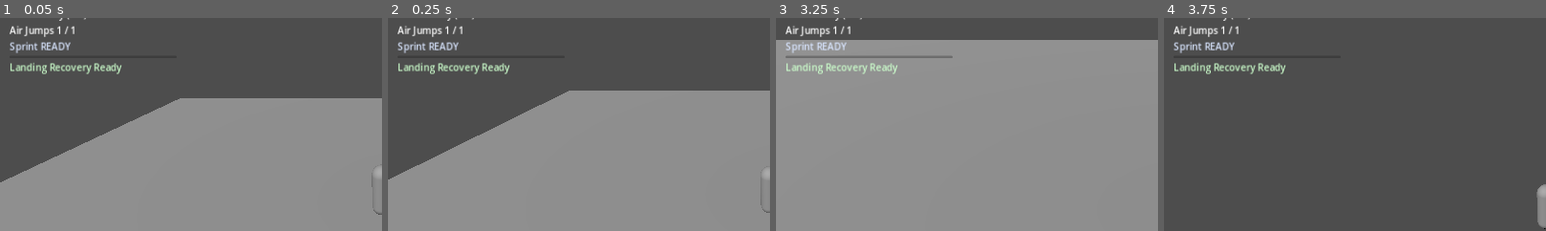
Above: before the commit, frames 1-4 (left to right).
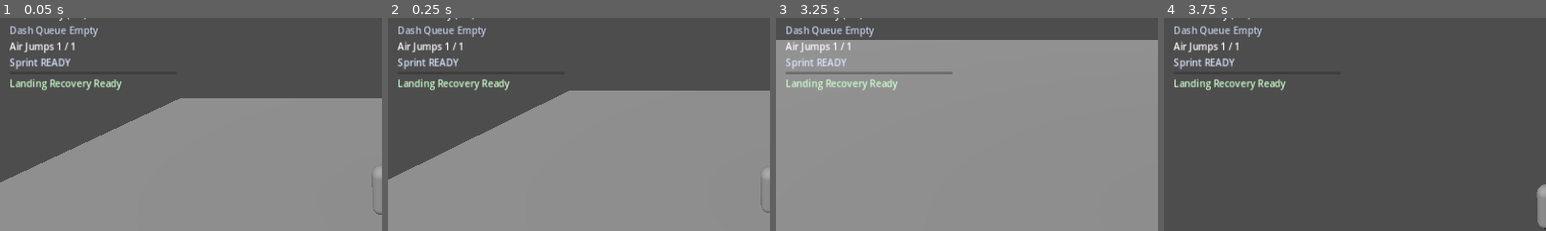
Above: after the commit, the same moments.

Repository: thegoatleroyjenkins/arpg-game
Game: Godot game, scene res://prototype3d/main_3d.tscn
Same seed, same stepped clock (60 frames per second), same inputs: the game is played once before the commit and once after it. This scene is started directly instead of the project's main scene.
Inputs (mouse positions are % of the whole screen's width and height, from its top left):
- Up to frame 1 (0.05 s): no input
- Up to frame 2 (0.25 s): no input
- Up to frame 3 (3.25 s): tap Enter (ui_accept) at 0.5 s; move the mouse to (55, 49) at 0.52 s; hold W (move_up) from 0.53 s (still down); tap Q (dash) at 0.6, 1.55, 2.1, 3.05 s; tap Space (jump) at 0.77, 1.52, 3.02 s; move the mouse to (45, 50) at 1.27 s; click (45, 50) at 1.35 s; move the mouse to (52, 48) at 2.02 s; move the mouse to (49, 51) at 2.77 s; tap Shift (sprint) at 2.85 s
- Up to frame 4 (3.75 s): keep holding W (move_up); move the mouse to (57, 51) at 3.52 s; tap Q (dash) at 3.6 s
The pictures show only the part of the screen within x 0-50%, y 10-60%; the shares and areas given below are measured in that part.

The runs differ from the first frame. In frame 1, 2.9% of the frame differs, in the area x 2-32%, y 3-35%; in frame 2, 2.9%; in frame 3, 3.5%, in the area x 2-47%, y 3-35%; in frame 4, 2.9%.

Commit message:
Add dash queue HUD feedback for 3D buffered dash

Diff:
--- a/prototype3d/main_3d.tscn
+++ b/prototype3d/main_3d.tscn
@@ -82,6 +82,10 @@
 layout_mode = 2
 text = "Dash Ready"
 
+[node name="DashBufferLabel" type="Label" parent="StaminaHud/MarginContainer/VBoxContainer"]
+layout_mode = 2
+text = "Dash Queue Empty"
+
 [node name="AirJumpLabel" type="Label" parent="StaminaHud/MarginContainer/VBoxContainer"]
 layout_mode = 2
 text = "Air Jumps 1 / 1"
--- a/prototype3d/player_3d.gd
+++ b/prototype3d/player_3d.gd
@@ -9,6 +9,7 @@
 
 signal stamina_changed(current: float, max_value: float)
 signal dash_cooldown_changed(remaining: float, max_value: float)
+signal dash_buffer_changed(remaining: float, max_value: float)
 signal dash_charges_changed(current: int, max_value: int)
 signal air_jumps_changed(current: int, max_value: int)
 signal sprint_state_changed(is_sprinting: bool, is_exhausted: bool)
@@ -47,6 +48,7 @@
 	_emit_stamina_changed()
 	_emit_dash_charges_changed()
 	_emit_dash_cooldown_changed()
+	_emit_dash_buffer_changed()
 	_emit_air_jumps_changed()
 	_emit_sprint_state_changed(true)
 	_emit_landing_recovery_changed()
@@ -135,6 +137,7 @@
 
 	if dash_buffer_left > 0.0:
 		dash_buffer_left = max(0.0, dash_buffer_left - delta)
+		_emit_dash_buffer_changed()
 
 	if dash_state_changed:
 		_emit_dash_cooldown_changed()
@@ -146,12 +149,14 @@
 		elif _dash_ready_within(tuning.dash_input_buffer_time):
 			dash_buffer_left = tuning.dash_input_buffer_time
 			buffered_dash_direction = move_dir
+			_emit_dash_buffer_changed()
 
 	if _can_dash_now() and dash_buffer_left > 0.0 and _can_start_dash() and _can_pay_stamina(tuning.dash_stamina_cost):
 		_use_stamina(tuning.dash_stamina_cost)
 		_start_dash(buffered_dash_direction)
 		dash_buffer_left = 0.0
 		buffered_dash_direction = Vector3.ZERO
+		_emit_dash_buffer_changed()
 
 	if dash_time_left > 0.0:
 		dash_time_left = max(0.0, dash_time_left - delta)
@@ -265,6 +270,7 @@
 	_add_camera_impulse(dash_impulse_direction, tuning.camera_dash_impulse_strength)
 	_emit_dash_charges_changed()
 	_emit_dash_cooldown_changed()
+	_emit_dash_buffer_changed()
 
 func _update_dash_direction(move_dir: Vector3, delta: float) -> void:
 	if move_dir.length() <= 0.01:
@@ -391,6 +397,9 @@
 func _emit_dash_cooldown_changed() -> void:
 	dash_cooldown_changed.emit(_next_dash_ready_remaining(), _next_dash_ready_max())
 
+func _emit_dash_buffer_changed() -> void:
+	dash_buffer_changed.emit(dash_buffer_left, max(0.01, tuning.dash_input_buffer_time))
+
 func _emit_air_jumps_changed() -> void:
 	air_jumps_changed.emit(air_jumps_left, max(0, tuning.max_air_jumps))
 
--- a/prototype3d/stamina_hud_3d.gd
+++ b/prototype3d/stamina_hud_3d.gd
@@ -6,6 +6,7 @@
 @onready var stamina_label: Label = $MarginContainer/VBoxContainer/StaminaLabel
 @onready var dash_cooldown_bar: ProgressBar = $MarginContainer/VBoxContainer/DashCooldownBar
 @onready var dash_cooldown_label: Label = $MarginContainer/VBoxContainer/DashCooldownLabel
+@onready var dash_buffer_label: Label = $MarginContainer/VBoxContainer/DashBufferLabel
 @onready var air_jump_label: Label = $MarginContainer/VBoxContainer/AirJumpLabel
 @onready var sprint_state_label: Label = $MarginContainer/VBoxContainer/SprintStateLabel
 @onready var landing_recovery_bar: ProgressBar = $MarginContainer/VBoxContainer/LandingRecoveryBar
@@ -31,6 +32,9 @@
 	if not player.has_signal("dash_cooldown_changed"):
 		push_warning("StaminaHud3D target does not expose dash_cooldown_changed signal")
 		return
+	if not player.has_signal("dash_buffer_changed"):
+		push_warning("StaminaHud3D target does not expose dash_buffer_changed signal")
+		return
 	if not player.has_signal("dash_charges_changed"):
 		push_warning("StaminaHud3D target does not expose dash_charges_changed signal")
 		return
@@ -46,24 +50,28 @@
 
 	player.stamina_changed.connect(_on_stamina_changed)
 	player.dash_cooldown_changed.connect(_on_dash_cooldown_changed)
+	player.dash_buffer_changed.connect(_on_dash_buffer_changed)
 	player.dash_charges_changed.connect(_on_dash_charges_changed)
 	player.air_jumps_changed.connect(_on_air_jumps_changed)
 	player.sprint_state_changed.connect(_on_sprint_state_changed)
 	player.landing_recovery_changed.connect(_on_landing_recovery_changed)
 	var current_stamina := float(player.get("stamina"))
 	var current_dash_cooldown := float(player.call("_next_dash_ready_remaining"))
+	var current_dash_buffer := float(player.get("dash_buffer_left"))
 	var current_dash_charges := int(player.get("dash_charges"))
 	var current_air_jumps := int(player.get("air_jumps_left"))
 	var current_landing_recovery := float(player.get("landing_recovery_left"))
 	var tuning_resource: Resource = player.get("tuning")
 	var max_stamina := 100.0
 	var max_dash_cooldown := 1.0
+	var max_dash_buffer := 0.15
 	var max_dash_charges := 1
 	var max_air_jumps := 0
 	var max_landing_recovery := 0.18
 	if tuning_resource != null:
 		max_stamina = float(tuning_resource.get("max_stamina"))
 		max_dash_cooldown = max(0.01, float(player.call("_next_dash_ready_max")))
+		max_dash_buffer = max(0.01, float(tuning_resource.get("dash_input_buffer_time")))
 		max_dash_charges = max(1, int(tuning_resource.get("dash_max_charges")))
 		max_air_jumps = max(0, int(tuning_resource.get("max_air_jumps")))
 		max_landing_recovery = max(0.01, float(tuning_resource.get("hard_landing_recovery_time")))
@@ -75,6 +83,7 @@
 	_on_stamina_changed(current_stamina, max_stamina)
 	_on_dash_charges_changed(current_dash_charges, max_dash_charges)
 	_on_dash_cooldown_changed(current_dash_cooldown, max_dash_cooldown)
+	_on_dash_buffer_changed(current_dash_buffer, max_dash_buffer)
 	_on_air_jumps_changed(current_air_jumps, max_air_jumps)
 	_on_sprint_state_changed(bool(player.get("sprinting_now")), bool(player.get("sprint_exhausted")))
 	_on_landing_recovery_changed(current_landing_recovery, max_landing_recovery)
@@ -112,6 +121,16 @@
 	else:
 		dash_cooldown_label.text = "Dash %.2fs (%d/%d)" % [remaining, dash_charges_current, dash_charges_max]
 
+func _on_dash_buffer_changed(remaining: float, max_value: float) -> void:
+	var clamped_max := max(0.01, max_value)
+	var clamped_remaining := clamp(remaining, 0.0, clamped_max)
+	if clamped_remaining > 0.0:
+		dash_buffer_label.text = "Dash Queue %.2fs" % clamped_remaining
+		dash_buffer_label.modulate = Color(0.95, 0.9, 0.5)
+	else:
+		dash_buffer_label.text = "Dash Queue Empty"
+		dash_buffer_label.modulate = Color(0.75, 0.8, 0.9)
+
 func _on_air_jumps_changed(current: int, max_value: int) -> void:
 	var clamped_max: int = max(0, max_value)
 	var clamped_current: int = clampi(current, 0, clamped_max)
Not shown, changed: README.md
